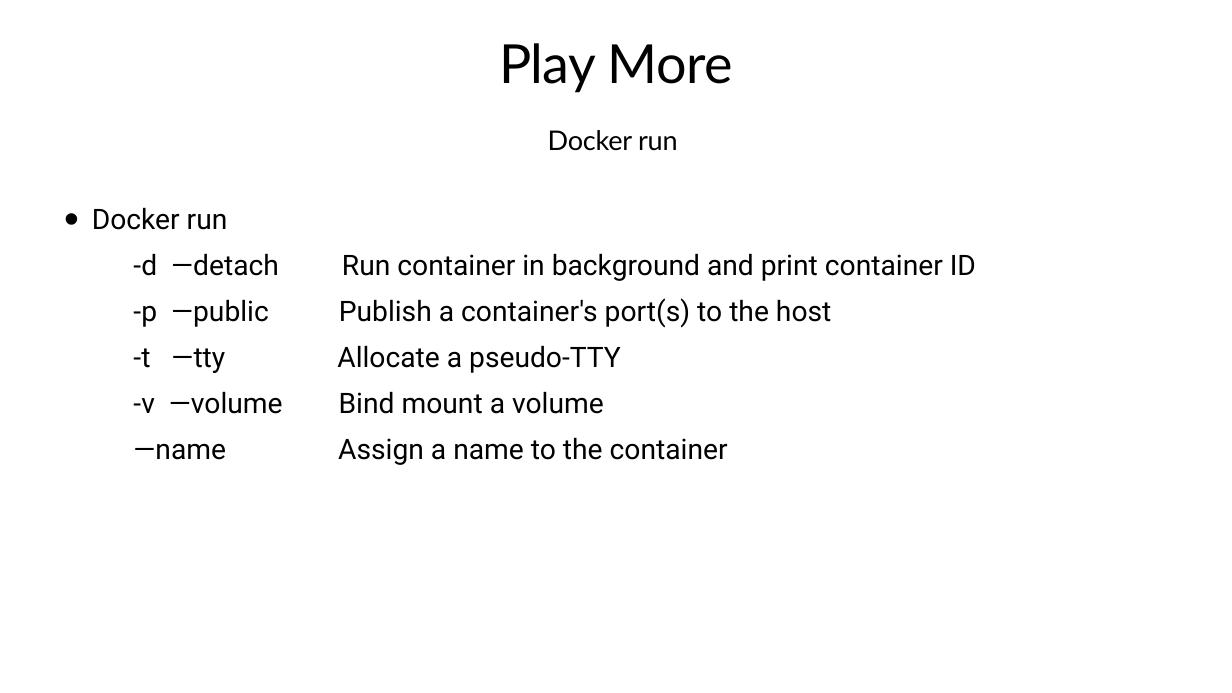
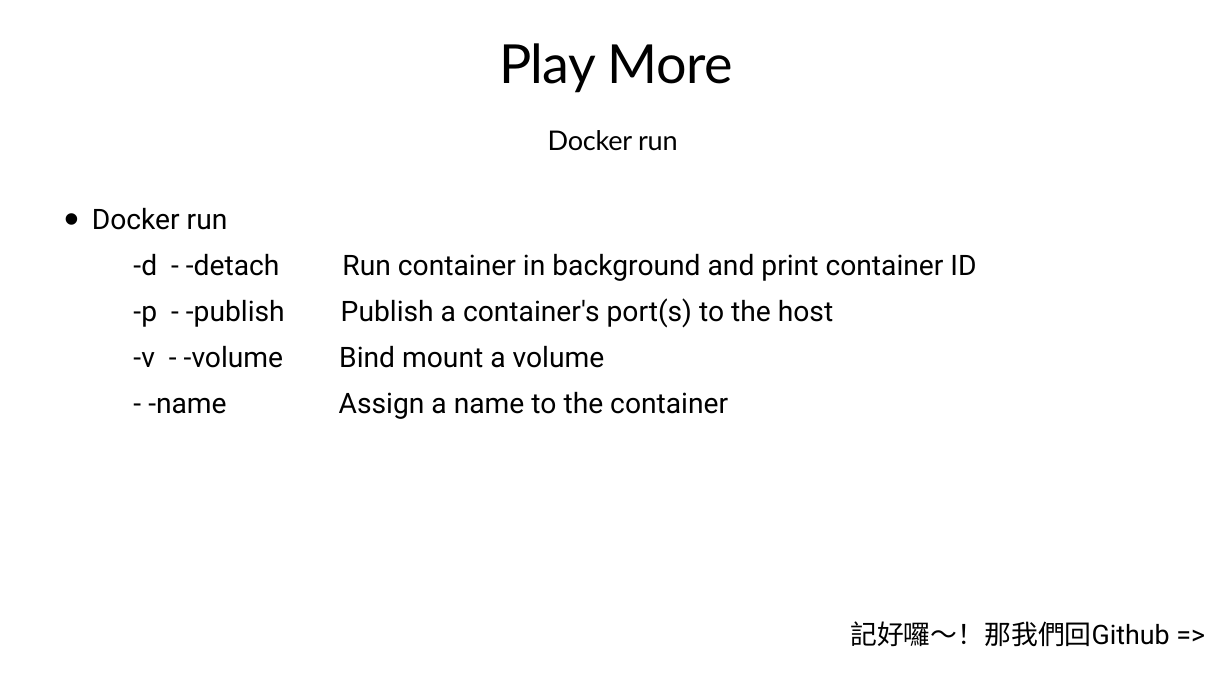
Before and after one commit to cathaylife-devops/docker-tutorial, a slide deck: slide 19 of docker-baby/docker-baby.pptx. Drawn at 1232x693 pixels with LibreOffice and Linux fonts; fonts in the diff are those of the drawing. Boxes give left, top, right and bottom in pixels: in the first picture for what was removed or moved away, otherwise in the second. Text is boxed around its words. In the diff, an @@ line names an element or a change of style, - is before the commit and + after.

```diff
--- a/docker-baby/docker-baby.pptx
+++ b/docker-baby/docker-baby.pptx
@@ text at (133, 253, 976, 419): text changed @@
-      -d —detach Run container in background and print container ID
-      -p —public Publish a container's port(s) to the host
-      -t —tty Allocate a pseudo-TTY
-      -v —volume Bind mount a volume
-      —name Assign a name to the container
+      -d - -detach Run container in background and print container ID
+      -p - -publish Publish a container's port(s) to the host
+      -v - -volume Bind mount a volume
+      - -name Assign a name to the container
@@ text added at (850, 621, 1169, 647), 41.8 pt, text #000000 @@
+記好囉～！那我們回Github =>
```
Also in this commit, not shown: 10 other slides changed, 1 slide added, 3 other files.
